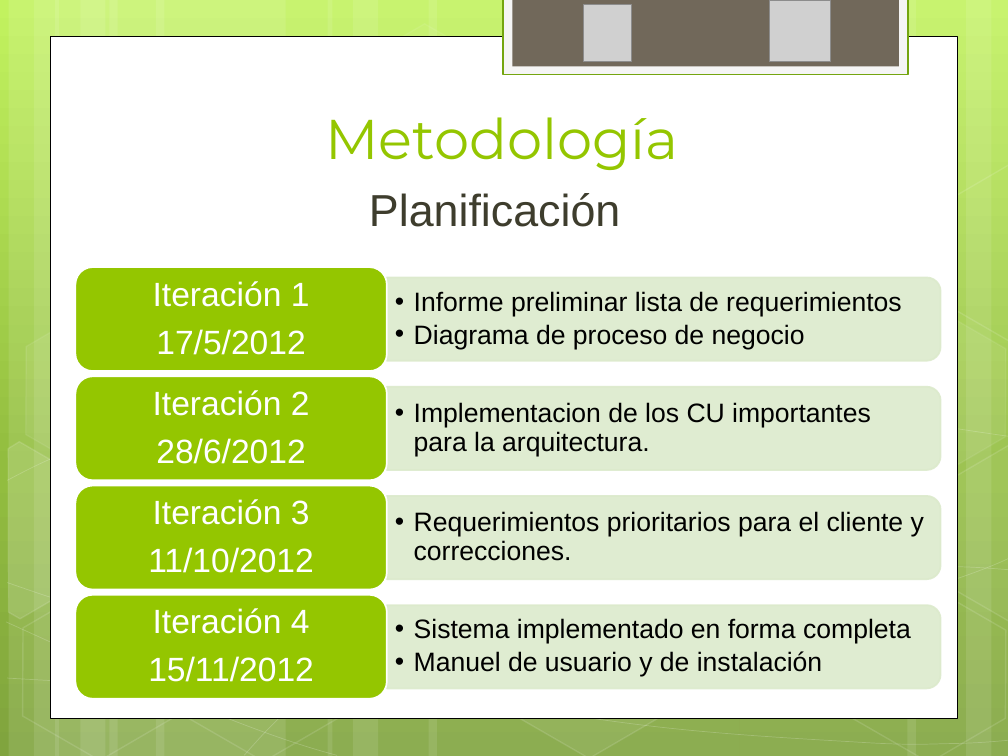
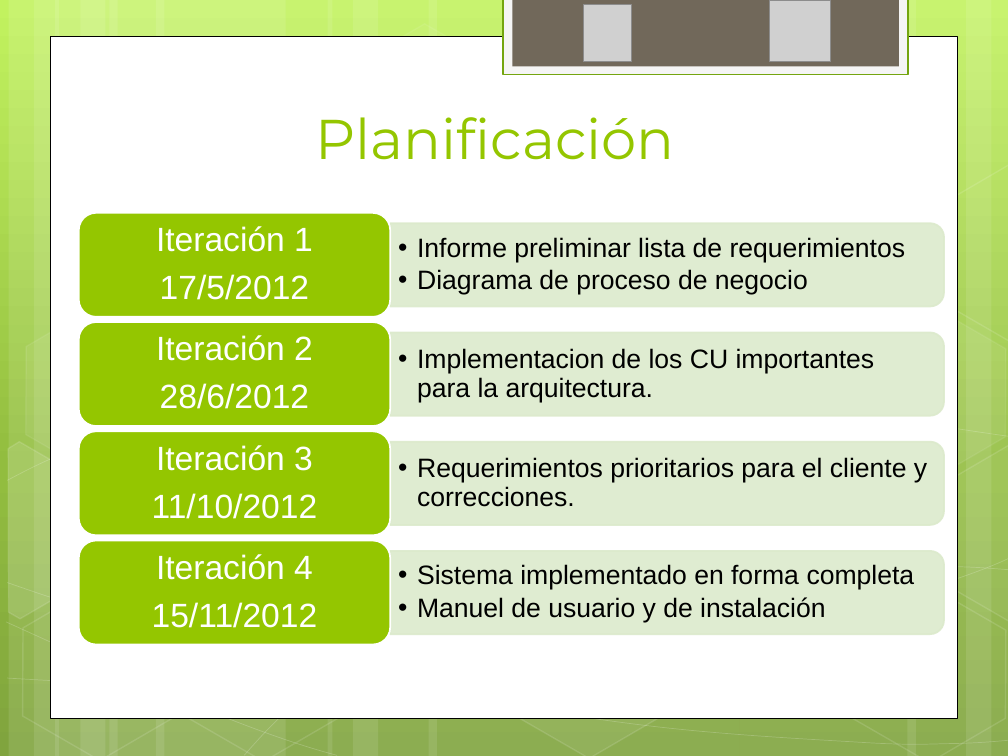
Before and after one commit to ptissera/habilitacion-profesional-2012-4k4, a slide deck: slide 8 of Documentacion/Proyecto/Presentacion Final/Exposicion Final.pptx (slide 10 before the commit). Drawn at 1008x756 pixels with LibreOffice and Linux fonts; fonts in the diff are those of the drawing; grey boxes stand for pictures. Boxes give left, top, right and bottom in pixels: in the first picture for what was removed or moved away, otherwise in the second. Text is boxed around its words. In the diff, an @@ line names an element or a change of style, - is before the commit and + after.

```diff
--- a/Documentacion/Proyecto/Presentacion Final/Exposicion Final.pptx
+++ b/Documentacion/Proyecto/Presentacion Final/Exposicion Final.pptx
@@ title at (316, 117, 675, 160): text changed @@
-Metodología
+Planificación
@@ text removed at (369, 193, 620, 227) @@
-Planificación
@@ rounded rectangle: place and size @@
-rounded rectangle at (76, 595, 387, 699)
+rounded rectangle at (79, 431, 390, 535)
@@ rounded rectangle: place and size @@
-rounded rectangle at (76, 486, 387, 590)
+rounded rectangle at (79, 540, 390, 644)
@@ 8 texts, 4 round same rects, 2 rounded rectangles: place and size @@
-8 texts, 4 round same rects, 2 rounded rectangles at (76, 267, 940, 688)
+8 texts, 4 round same rects, 2 rounded rectangles at (79, 213, 944, 634)
```
Also in this commit, not shown: 13 other slides changed, 3 slides added, 11 slides removed.
